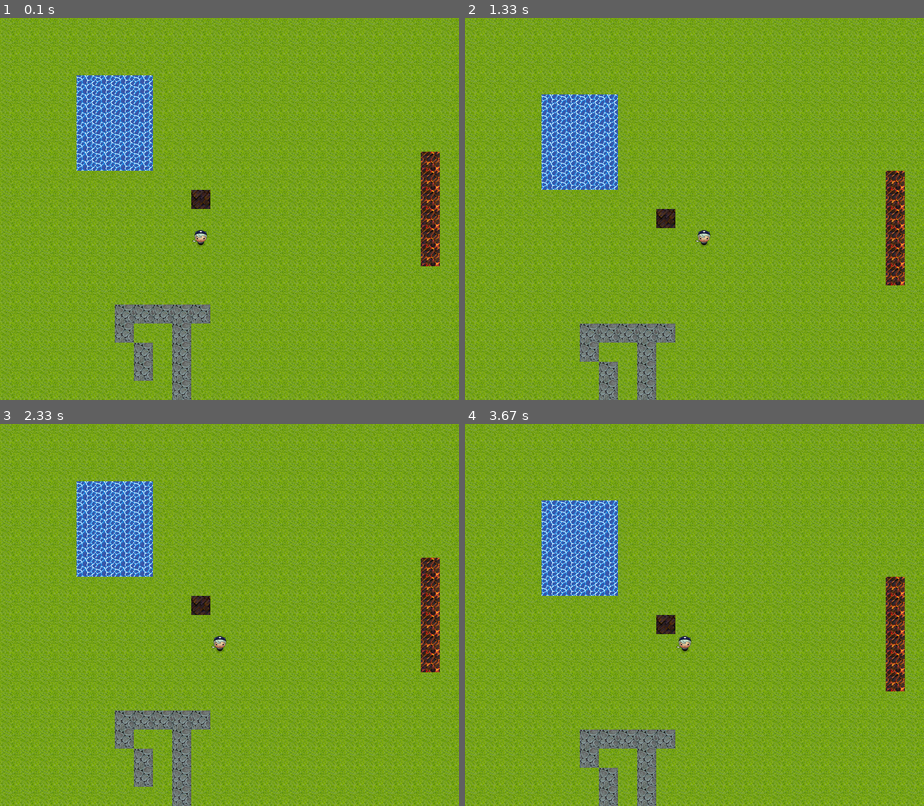
Above: before the commit, frames 1-4 (two rows, left to right).
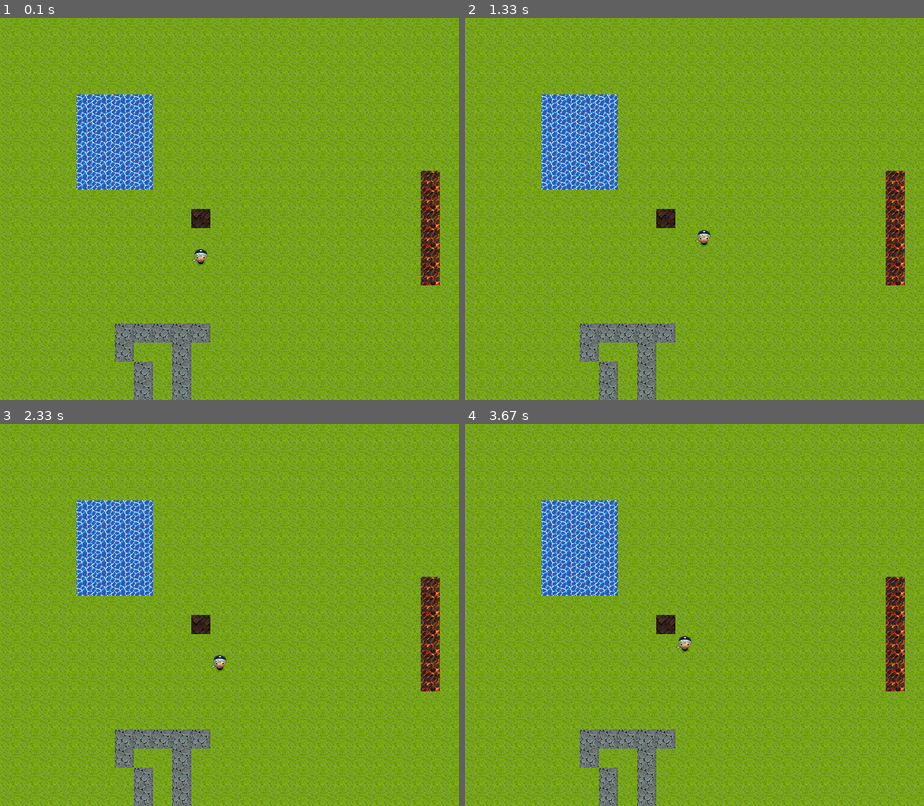
Above: after the commit, the same moments.

Repository: seancheng33/somethink_for_myself
Game: pygame game, started from game/RPG练习/main.py
Two runs of this game, one before a commit and one after it. Both use one fixed random seed, a clock stepped at 60 frames per second and the inputs below.
Inputs:
- Up to frame 1 (0.1 s): no input
- Up to frame 2 (1.33 s): hold Right 0.33-0.8 s; hold Up 0.83-1.13 s; hold Right from 1.17 s (still down)
- Up to frame 3 (2.33 s): release Right at 1.63 s; hold Left 1.67-2.2 s; hold Down from 2.23 s (still down)
- Up to frame 4 (3.67 s): release Down at 2.53 s; hold Left 2.57-2.97 s; hold Up 3-3.37 s; hold Right from 3.4 s (still down)

The runs differ from the first frame. In frame 1, 5.0% of the frame differs, in the area x 16-96%, y 15-100%; in frame 2, nothing differs; in frame 3, 5.0%; in frame 4, nothing differs.

Commit message:
rpg游戏练习的地图移动功能再尝试

Diff:
--- a/game/RPG练习/mapdata.py
+++ b/game/RPG练习/mapdata.py
@@ -9,6 +9,7 @@
 role_postion = {'base': (10, 12),
                 'sea': (0, 0)
                 }
+
 # 地图的入口和出口 可以有多个，比如一个城市的出入口可以是出入到大地图、各种商店、隐藏剧情的房子等等，一个字典中包含多个字典来控制
 inter_postion = {'base': {'tosea': (10, 10), 'itemshop': (5, 5), 'bank': (15, 20)},
                  'sea': {'tobase': (5, 5)}
@@ -59,6 +60,16 @@
     ['g', 'g', 'g', 'g', 'g', 'g', 'g', 'g', 'g', '*', 'g', 'g', 'g', 'g', 'g', 'g', 'g', 'g', 'g', 'g', 'g',
      'g', 'g', 'g', 'g', 'g', 'g'],
     ['g', 'g', 'g', 'g', 'g', 'g', 'g', 'g', 'g', 'g', 'g', 'g', 'g', 'g', 'g', 'g', 'g', 'g', 'g', 'g', 'g',
+     'g', 'g', 'g', 'g', 'g', 'g'],
+    ['g', 'g', 'g', 'g', 'g', 'g', 'g', 'g', 'g', 'g', 'g', 'g', 'g', 'g', 'g', 'g', 'g', 'g', 'g', 'g', 'g',
+     'g', 'g', 'g', 'g', 'g', 'g'],
+    ['g', 'g', 'g', 'g', 'g', 'g', 'g', 'g', 'g', 'g', 'g', 'g', 'g', 'g', 'g', 'g', 'g', 'g', 'g', 'g', 'g',
+     'g', 'g', 'g', 'g', 'g', 'g'],
+    ['g', 'g', 'g', 'g', 'g', 'g', 'g', 'g', 'g', 'g', 'g', 'g', 'g', 'g', 'g', 'g', 'g', 'g', 'g', 'g', 'g',
+     'g', 'g', 'g', 'g', 'g', 'g'],
+    ['g', 'g', 'g', 'g', 'g', 'g', 'g', 'g', 'g', 'g', 'g', 'g', 'g', 'g', 'g', 'g', 'g', 'g', 'g', 'g', 'g',
+     'g', 'g', 'g', 'g', 'g', 'g'],
+    ['g', 'g', 'g', 'g', 'g', 'g', 'g', 'g', 'g', 'g', 'g', 'g', 'g', 'g', 'g', 'g', 'g', 'g', 'g', 'g', 'g',
      'g', 'g', 'g', 'g', 'g', 'g']
 ]
 
--- a/game/RPG练习/sysfunction.py
+++ b/game/RPG练习/sysfunction.py
@@ -11,3 +11,7 @@
 def close_program():
     pygame.quit()
     sys.exit(0)
+
+
+def system_menu():
+    pass
